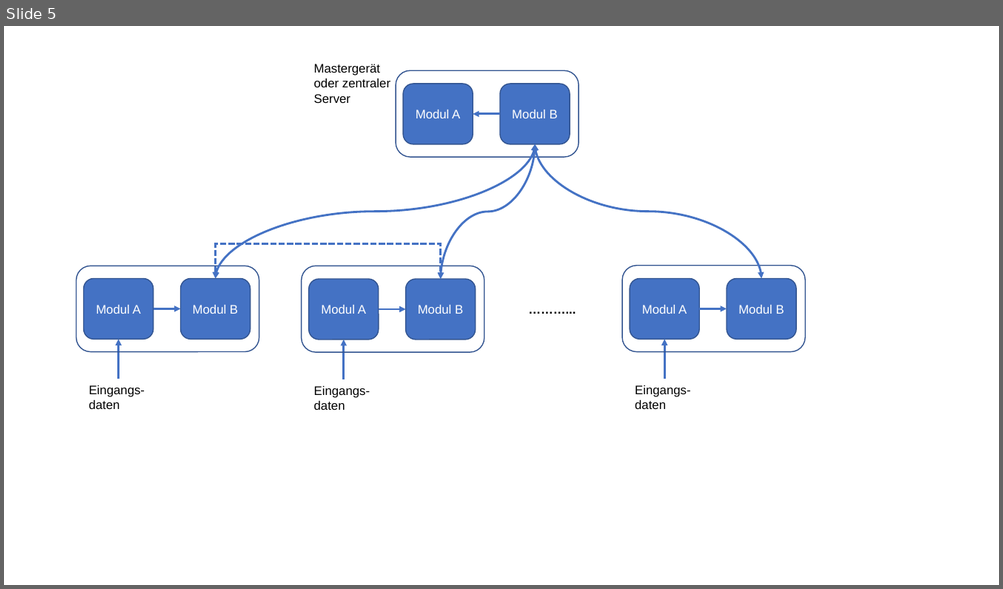
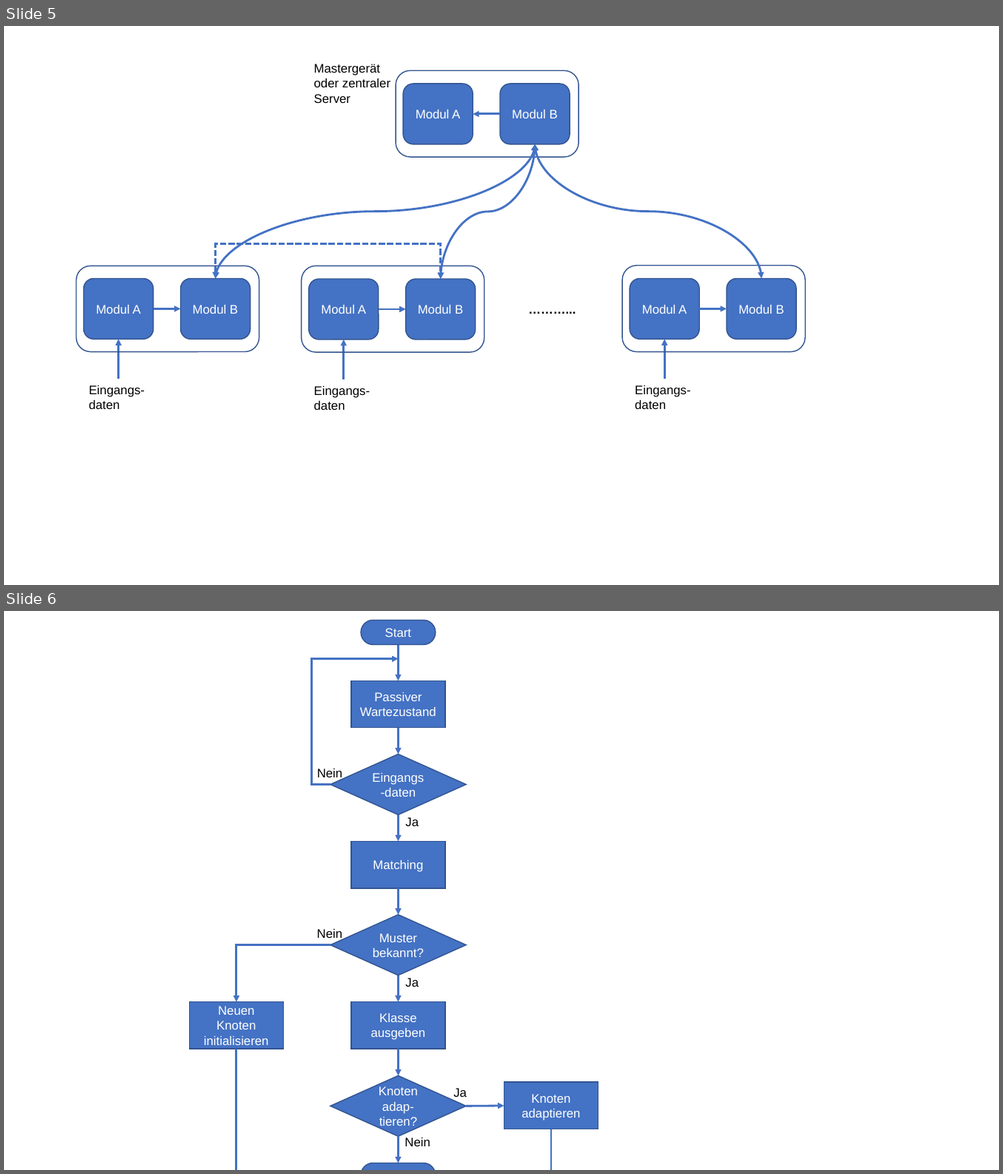
Before and after one commit to simonbuerste/Masterarbeit, a slide deck: Dokumentation/Graphiken.pptx. Shown one above the other, each under a label of ours: slide 5 before the commit, slides 5 and 6 after it. The pictures are 1003x589 and 1003x1174 pixels, drawn with LibreOffice and Linux fonts; fonts in the diff are those of the drawing. Boxes give left, top, right and bottom in pixels: in the first picture for what was removed or moved away, otherwise in the second. Text is boxed around its words. In the diff, an @@ line names an element or a change of style, - is before the commit and + after.

```diff
--- a/Dokumentation/Graphiken.pptx
+++ b/Dokumentation/Graphiken.pptx
@@ slide 6 added at box(4, 611, 999, 1170), background #FFFFFF @@
@@ pill shape added at box(361, 620, 435, 644), fill #4472C4, outline #325491 1 pt, 12 pt, text #FFFFFF @@
+Start
@@ arrow added from (398, 644) to (398, 681), #4472C4 2 pt @@
@@ elbow arrow added from (330, 785) to (398, 659), #4472C4 2 pt @@
@@ rectangle added at box(351, 681, 445, 728), fill #4472C4, outline #325491 1 pt, 12 pt, text #FFFFFF @@
+Passiver Wartezustand
@@ arrow added from (398, 727) to (398, 755), #4472C4 2 pt @@
@@ diamond added at box(330, 755, 466, 815), fill #4472C4, outline #325491 1 pt, 12 pt, text #FFFFFF @@
+Eingangs-daten
@@ text added at box(317, 769, 342, 781), 12 pt, text #000000 @@
+Nein
@@ arrow added from (398, 815) to (398, 842), #4472C4 2 pt @@
@@ text added at box(405, 817, 418, 826), 12 pt, text #000000 @@
+Ja
@@ rectangle added at box(351, 842, 445, 889), fill #4472C4, outline #325491 1 pt, 12 pt, text #FFFFFF @@
+Matching
@@ arrow added from (398, 889) to (398, 914), #4472C4 2 pt @@
@@ diamond added at box(330, 914, 466, 975), fill #4472C4, outline #325491 1 pt, 12 pt, text #FFFFFF @@
+Muster bekannt?
@@ text added at box(317, 929, 342, 942), 12 pt, text #000000 @@
+Nein
@@ elbow arrow added from (330, 945) to (236, 1002), #4472C4 2 pt @@
@@ arrow added from (398, 976) to (398, 1002), #4472C4 2 pt @@
@@ text added at box(405, 978, 418, 987), 12 pt, text #000000 @@
+Ja
@@ rectangle added at box(189, 1002, 283, 1049), fill #4472C4, outline #325491 1 pt, 12 pt, text #FFFFFF @@
+Neuen Knoten initialisieren
@@ rectangle added at box(351, 1002, 445, 1049), fill #4472C4, outline #325491 1 pt, 12 pt, text #FFFFFF @@
+Klasse ausgeben
@@ elbow arrow added from (236, 1049) to (361, 1170), #4472C4 2 pt @@
@@ arrow added from (398, 1049) to (398, 1076), #4472C4 2 pt @@
@@ diamond added at box(330, 1076, 466, 1136), fill #4472C4, outline #325491 1 pt, 12 pt, text #FFFFFF @@
+Knoten adap-tieren?
@@ text added at box(453, 1088, 466, 1097), 12 pt, text #000000 @@
+Ja
@@ rectangle added at box(504, 1082, 598, 1130), fill #4472C4, outline #325491 1 pt, 12 pt, text #FFFFFF @@
+Knoten adaptieren
@@ arrow added from (466, 1106) to (504, 1106), #4472C4 2 pt @@
@@ arrow added from (398, 1137) to (398, 1164), #4472C4 2 pt @@
@@ text added at box(404, 1138, 430, 1147), 12 pt, text #000000 @@
+Nein
@@ elbow arrow added from (551, 1130) to (435, 1170), #4472C4 2 pt @@
@@ pill shape added at box(361, 1164, 435, 1170), fill #4472C4, outline #325491 1 pt, 12 pt, text #FFFFFF @@
+Ende
```
Also in this commit, not shown: 2 other files.
